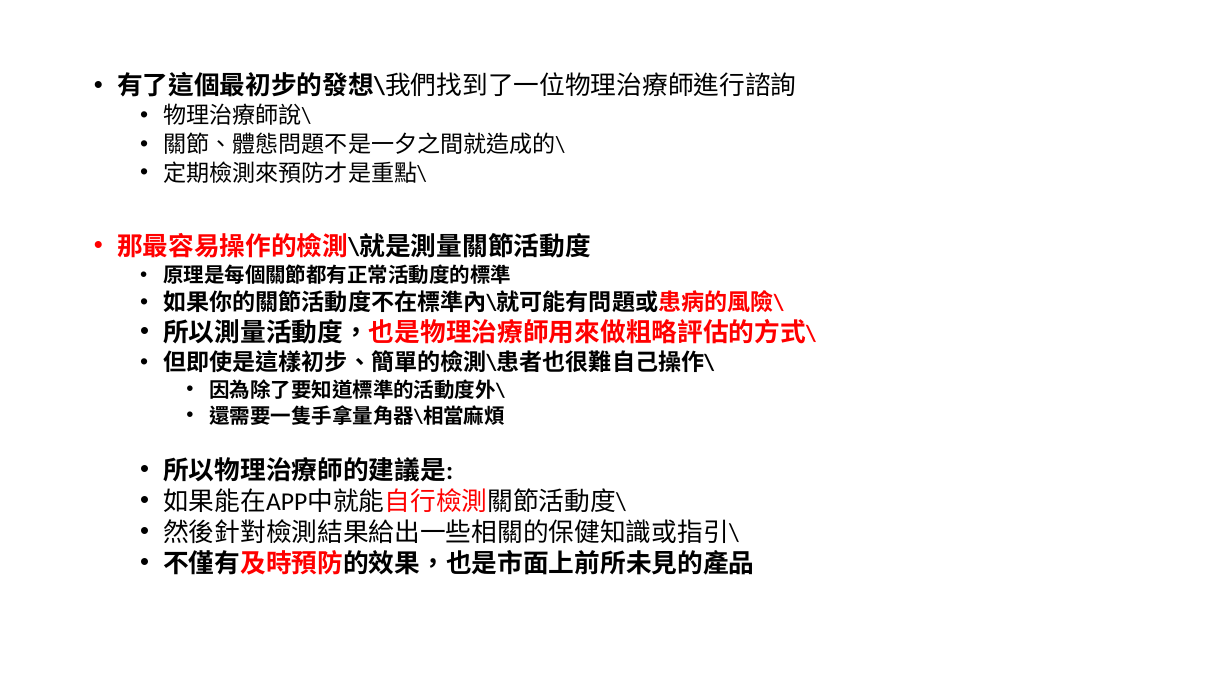
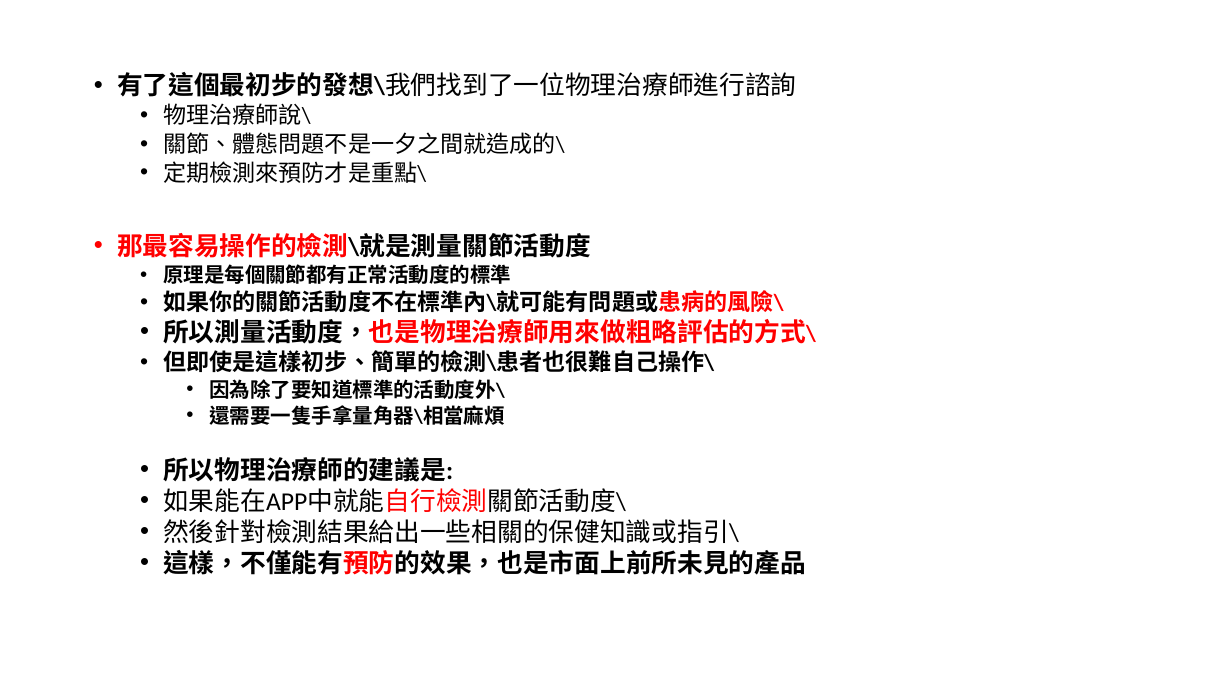
Before and after one commit to michaelchen1225/-, a slide deck: slide 8 of 整合/報告/要點.pptx. Drawn at 1232x693 pixels with LibreOffice and Linux fonts; fonts in the diff are those of the drawing. Boxes give left, top, right and bottom in pixels: in the first picture for what was removed or moved away, otherwise in the second. Text is boxed around its words. In the diff, an @@ line names an element or a change of style, - is before the commit and + after.

```diff
--- a/整合/報告/要點.pptx
+++ b/整合/報告/要點.pptx
@@ text at (163, 550, 806, 575): text changed @@
-  • 不僅有及時預防的效果，也是市面上前所未見的產品
+  • 這樣，不僅能有預防的效果，也是市面上前所未見的產品
```
Also in this commit, not shown: 3 other slides changed, 3 slides added, 2 other files.
